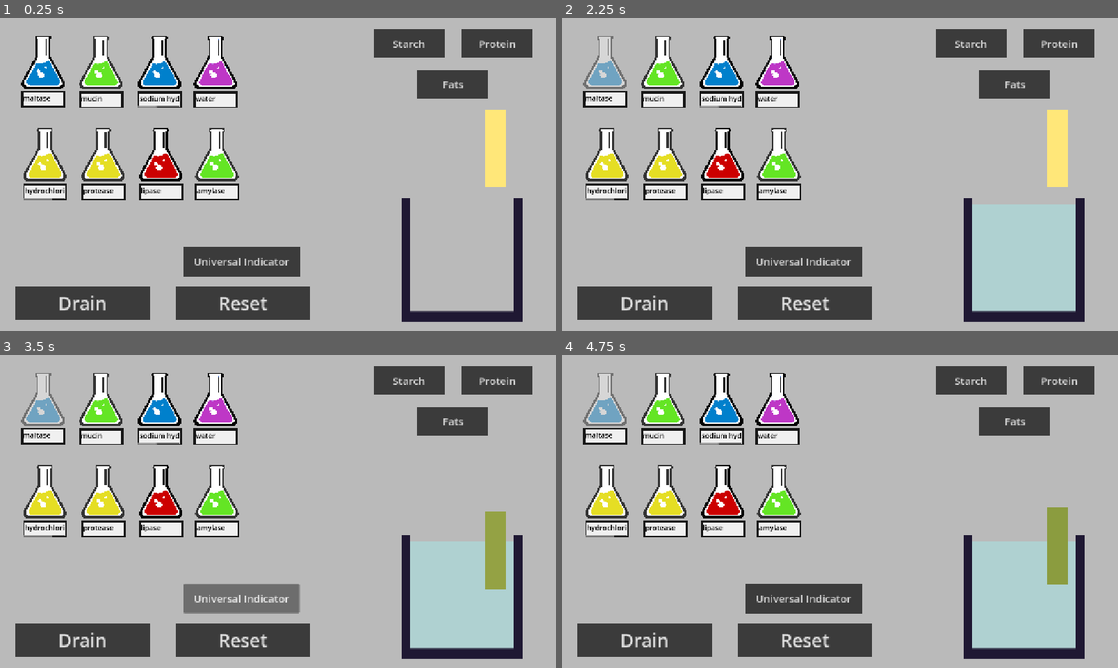
Above: before the commit, frames 1-4 (two rows, left to right).
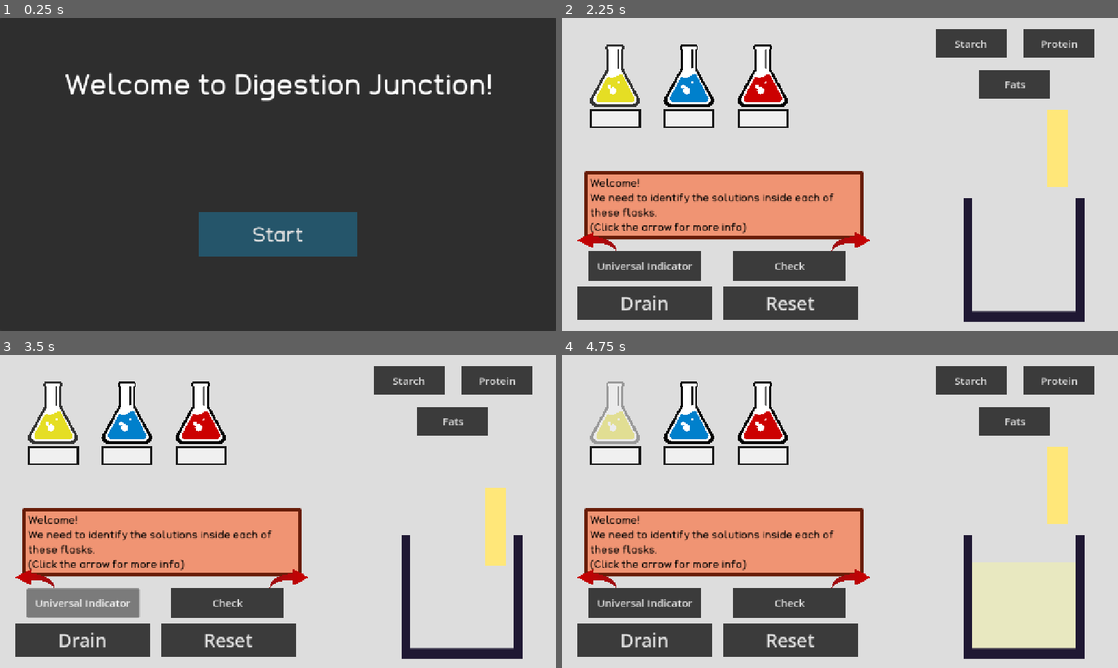
Above: after the commit, the same moments.

Repository: Fae-aof/Digestion-Junction
Game: Godot game, scene res://Levels/opening.tscn
Same seed, same stepped clock (60 frames per second), same inputs: the game is played once before the commit and once after it. Before the commit the project starts from res://Solution Making/solution_maker.tscn.
Inputs (mouse positions are in pixels of both pictures, inside the frame that each line leads up to):
- Up to frame 1 (0.25 s): no input
- Up to frame 2 (2.25 s): click (801, 262) at 0.5 s, where only the run before the commit has a clickable "Universal Indicator"; click (606, 61) at 1.27 s; click (840, 233) at 2 s, where only the run after the commit has a clickable "Start"
- Up to frame 3 (3.5 s): click "Universal Indicator" at 2.75 s
- Up to frame 4 (4.75 s): click (789, 602) at 3.5 s, where only the run after the commit has a clickable "Check"; click (617, 411) at 4.27 s

The runs differ from the first frame. In frame 1, 87% of the frame differs, in the area x 0-100%, y 0-100%; in frame 2, 87%; in frame 3, 89%; in frame 4, 88%.

Commit message:
Added levels with guides and checking
- Made number of flasks and solutions given customisable for each level
- Made resources to store the flasks given for each level
- Added a guide that players can flip through for information
- Added check button that checks if solutions were labelled correctly and disables text input if yes

Diff:
--- /dev/null
+++ b/digestion-junction/Levels/level 1.tscn
@@ -0,0 +1,88 @@
+[gd_scene format=3 uid="uid://c12vrsmq8fspc"]
+
+[ext_resource type="Script" uid="uid://bjisu75wdshmt" path="res://Levels/level.gd" id="1_oalwn"]
+[ext_resource type="PackedScene" uid="uid://dt11t02dlt8ws" path="res://Solution Making/solution_maker.tscn" id="1_p48sa"]
+[ext_resource type="Resource" uid="uid://cohqmvoosqqoj" path="res://Levels/level 1_solution_list.tres" id="2_a63mx"]
+[ext_resource type="Resource" uid="uid://gre5q4j4wyqe" path="res://Levels/level 1_flask_sprite_list.tres" id="3_540j4"]
+[ext_resource type="FontFile" uid="uid://vr40trl6tfco" path="res://Fonts/CookedSans-Regular.otf" id="4_a63mx"]
+[ext_resource type="Texture2D" uid="uid://dadnwwjlpeg53" path="res://Milestone 1 Sprites/arrow.png" id="5_540j4"]
+
+[sub_resource type="StyleBoxFlat" id="StyleBoxFlat_8vrlf"]
+bg_color = Color(0.94, 0.58154666, 0.4512, 1)
+border_width_left = 8
+border_width_top = 8
+border_width_right = 8
+border_width_bottom = 8
+border_color = Color(0.40951607, 0.11339723, 0.037172053, 1)
+corner_radius_top_left = 4
+corner_radius_top_right = 4
+corner_radius_bottom_right = 4
+corner_radius_bottom_left = 4
+
+[node name="Level 1" type="CanvasLayer" unique_id=475761041]
+layer = 2
+script = ExtResource("1_oalwn")
+texts = Array[String](["Welcome!
+We need to identify the solutions inside each of these flasks.
+(Click the arrow for more info)", "These solutions have different enzymes that break down different molecules.
+Click on a solution to add it to the beaker. Then add molecules and wait to see which ones change.", "Label the solutions:
+Amylase breaks down Starch
+Protease breaks down Protein
+Lipase breaks down Fats"])
+
+[node name="Solution Maker" parent="." unique_id=447134398 instance=ExtResource("1_p48sa")]
+solutions_list = ExtResource("2_a63mx")
+sprites_list = ExtResource("3_540j4")
+flask_count = 3
+
+[node name="Guide" type="Panel" parent="." unique_id=1112067197]
+offset_left = 51.0
+offset_top = 352.0
+offset_right = 694.0
+offset_bottom = 509.0
+theme_override_styles/panel = SubResource("StyleBoxFlat_8vrlf")
+
+[node name="MarginContainer" type="MarginContainer" parent="Guide" unique_id=1648582921]
+layout_mode = 1
+anchors_preset = 15
+anchor_right = 1.0
+anchor_bottom = 1.0
+grow_horizontal = 2
+grow_vertical = 2
+theme_override_constants/margin_left = 14
+theme_override_constants/margin_top = 14
+theme_override_constants/margin_right = 14
+theme_override_constants/margin_bottom = 14
+
+[node name="Label" type="Label" parent="Guide/MarginContainer" unique_id=177497662]
+layout_mode = 2
+size_flags_vertical = 1
+theme_override_colors/font_color = Color(0, 0, 0, 1)
+theme_override_fonts/font = ExtResource("4_a63mx")
+theme_override_font_sizes/font_size = 25
+text = "Welcome!
+We need to identify the solutions inside each of these flasks."
+autowrap_mode = 2
+
+[node name="Forward" type="Button" parent="." unique_id=1305440371]
+modulate = Color(0.7956574, 0.7279356, 0.9919309, 1)
+offset_left = 620.0
+offset_top = 491.99997
+offset_right = 2628.0
+offset_bottom = 1509.0
+scale = Vector2(0.045, 0.045)
+icon = ExtResource("5_540j4")
+flat = true
+
+[node name="Back" type="Button" parent="." unique_id=1176020009]
+modulate = Color(0.7956574, 0.7279356, 0.9919309, 1)
+offset_left = 126.0
+offset_top = 491.99997
+offset_right = 2134.0
+offset_bottom = 1509.0
+scale = Vector2(-0.045, 0.045)
+icon = ExtResource("5_540j4")
+flat = true
+
+[connection signal="pressed" from="Forward" to="." method="_on_forward_pressed"]
+[connection signal="pressed" from="Back" to="." method="_on_back_pressed"]
--- /dev/null
+++ b/digestion-junction/Levels/level 1_flask_sprite_list.tres
@@ -0,0 +1,13 @@
+[gd_resource type="Resource" script_class="sprite_list" format=3 uid="uid://gre5q4j4wyqe"]
+
+[ext_resource type="Script" uid="uid://mkeyn1cfuan6" path="res://Solution Making/Solution List Resource/sprite_list_resource.gd" id="1_20rw6"]
+[ext_resource type="Texture2D" uid="uid://drpk17nam0lxs" path="res://Milestone 1 Sprites/red flask.png" id="2_vo8p3"]
+[ext_resource type="Texture2D" uid="uid://c5ce6v6ivt5qm" path="res://Milestone 1 Sprites/blue flask.png" id="3_hkr7p"]
+[ext_resource type="Texture2D" uid="uid://nci73bi47inx" path="res://Milestone 1 Sprites/yellow flask.png" id="4_ercja"]
+
+[resource]
+script = ExtResource("1_20rw6")
+sprites = Array[Texture]([ExtResource("2_vo8p3"), ExtResource("3_hkr7p"), ExtResource("4_ercja")])
+colours = Array[String](["ff666653", "98ffff70", "ffff8253"])
+numbers = Array[int]([0, 1, 2])
+metadata/_custom_type_script = "uid://mkeyn1cfuan6"
--- /dev/null
+++ b/digestion-junction/Levels/level 1_solution_list.tres
@@ -0,0 +1,8 @@
+[gd_resource type="Resource" script_class="solution_list" format=3 uid="uid://cohqmvoosqqoj"]
+
+[ext_resource type="Script" uid="uid://cqg0uuq8dlirv" path="res://Solution Making/Solution List Resource/solution_list_resource.gd" id="1_t0x0k"]
+
+[resource]
+script = ExtResource("1_t0x0k")
+names = Array[String](["amylase", "protease", "lipase"])
+metadata/_custom_type_script = "uid://cqg0uuq8dlirv"
--- /dev/null
+++ b/digestion-junction/Levels/level 2_flask_sprite_list.tres
@@ -0,0 +1,15 @@
+[gd_resource type="Resource" script_class="sprite_list" format=3 uid="uid://ejwsato6eg3h"]
+
+[ext_resource type="Script" uid="uid://mkeyn1cfuan6" path="res://Solution Making/Solution List Resource/sprite_list_resource.gd" id="1_lu1iq"]
+[ext_resource type="Texture2D" uid="uid://drpk17nam0lxs" path="res://Milestone 1 Sprites/red flask.png" id="2_enxrs"]
+[ext_resource type="Texture2D" uid="uid://c5ce6v6ivt5qm" path="res://Milestone 1 Sprites/blue flask.png" id="3_0nqfl"]
+[ext_resource type="Texture2D" uid="uid://nci73bi47inx" path="res://Milestone 1 Sprites/yellow flask.png" id="4_08eru"]
+[ext_resource type="Texture2D" uid="uid://gijwjhqvgcgr" path="res://Milestone 1 Sprites/green flask.png" id="5_srsna"]
+[ext_resource type="Texture2D" uid="uid://cyowm448pm8sg" path="res://Milestone 1 Sprites/purple flask.png" id="6_7a1r0"]
+
+[resource]
+script = ExtResource("1_lu1iq")
+sprites = Array[Texture]([ExtResource("2_enxrs"), ExtResource("3_0nqfl"), ExtResource("4_08eru"), ExtResource("5_srsna"), ExtResource("6_7a1r0")])
+colours = Array[String](["ff666653", "98ffff70", "ffff8253", "8aff8c53", "ff9dff53"])
+numbers = Array[int]([0, 1, 2, 3, 4])
+metadata/_custom_type_script = "uid://mkeyn1cfuan6"
--- /dev/null
+++ b/digestion-junction/Levels/level 2_solution_list.tres
@@ -0,0 +1,8 @@
+[gd_resource type="Resource" script_class="solution_list" format=3 uid="uid://c16m4fts6flp8"]
+
+[ext_resource type="Script" uid="uid://cqg0uuq8dlirv" path="res://Solution Making/Solution List Resource/solution_list_resource.gd" id="1_u6cr6"]
+
+[resource]
+script = ExtResource("1_u6cr6")
+names = Array[String](["amylase", "protease", "lipase", "mucin", "maltase"])
+metadata/_custom_type_script = "uid://cqg0uuq8dlirv"
--- /dev/null
+++ b/digestion-junction/Levels/level 3_flask_sprite_list.tres
@@ -0,0 +1,15 @@
+[gd_resource type="Resource" script_class="sprite_list" format=3 uid="uid://csf1bpmit2aay"]
+
+[ext_resource type="Script" uid="uid://mkeyn1cfuan6" path="res://Solution Making/Solution List Resource/sprite_list_resource.gd" id="1_4ugtg"]
+[ext_resource type="Texture2D" uid="uid://drpk17nam0lxs" path="res://Milestone 1 Sprites/red flask.png" id="2_1u3gr"]
+[ext_resource type="Texture2D" uid="uid://c5ce6v6ivt5qm" path="res://Milestone 1 Sprites/blue flask.png" id="3_jro57"]
+[ext_resource type="Texture2D" uid="uid://nci73bi47inx" path="res://Milestone 1 Sprites/yellow flask.png" id="4_86tju"]
+[ext_resource type="Texture2D" uid="uid://gijwjhqvgcgr" path="res://Milestone 1 Sprites/green flask.png" id="5_d2ctf"]
+[ext_resource type="Texture2D" uid="uid://cyowm448pm8sg" path="res://Milestone 1 Sprites/purple flask.png" id="6_4hwrk"]
+
+[resource]
+script = ExtResource("1_4ugtg")
+sprites = Array[Texture]([ExtResource("2_1u3gr"), ExtResource("3_jro57"), ExtResource("4_86tju"), ExtResource("5_d2ctf"), ExtResource("6_4hwrk"), ExtResource("4_86tju"), ExtResource("5_d2ctf")])
+colours = Array[String](["ff666653", "98ffff70", "ffff8253", "8aff8c53", "ff9dff53", "ffff8253", "8aff8c53"])
+numbers = Array[int]([0, 1, 2, 3, 4, 5, 6])
+metadata/_custom_type_script = "uid://mkeyn1cfuan6"
--- /dev/null
+++ b/digestion-junction/Levels/level 3_solution_list.tres
@@ -0,0 +1,8 @@
+[gd_resource type="Resource" script_class="solution_list" format=3 uid="uid://d4kvwpc5m7062"]
+
+[ext_resource type="Script" uid="uid://cqg0uuq8dlirv" path="res://Solution Making/Solution List Resource/solution_list_resource.gd" id="1_yvqv1"]
+
+[resource]
+script = ExtResource("1_yvqv1")
+names = Array[String](["amylase", "protease", "lipase", "hydrochloric acid", "sodium hydrogen carbonate", "mucin", "maltase"])
+metadata/_custom_type_script = "uid://cqg0uuq8dlirv"
--- /dev/null
+++ b/digestion-junction/Levels/level.gd
@@ -0,0 +1,20 @@
+extends CanvasLayer
+
+@onready var label: Label = $Guide/MarginContainer/Label
+
+@export_multiline var texts : Array[String]
+
+var line = 0
+
+func _ready() -> void:
+	label.text = texts[line]
+
+func _on_forward_pressed() -> void:
+	line += 1
+	line = clamp(line, 0, texts.size() - 1)
+	label.text = texts[line]
+
+func _on_back_pressed() -> void:
+	line -= 1
+	line = clamp(line, 0, texts.size())
+	label.text = texts[line]
--- /dev/null
+++ b/digestion-junction/Levels/opening.gd
@@ -0,0 +1,15 @@
+extends CanvasLayer
+
+
+# Called when the node enters the scene tree for the first time.
+func _ready() -> void:
+	pass # Replace with function body.
+
+
+# Called every frame. 'delta' is the elapsed time since the previous frame.
+func _process(delta: float) -> void:
+	pass
+
+
+func _on_button_pressed() -> void:
+	get_tree().change_scene_to_file("res://Levels/level 1.tscn")
--- /dev/null
+++ b/digestion-junction/Levels/opening.tscn
@@ -0,0 +1,50 @@
+[gd_scene format=3 uid="uid://pq51ax110xmx"]
+
+[ext_resource type="Script" uid="uid://cukffem8khd5d" path="res://Levels/opening.gd" id="1_ax0uj"]
+[ext_resource type="FontFile" uid="uid://vr40trl6tfco" path="res://Fonts/CookedSans-Regular.otf" id="1_d3l0r"]
+
+[sub_resource type="StyleBoxFlat" id="StyleBoxFlat_1vivr"]
+bg_color = Color(0.14419526, 0.33424097, 0.41558394, 1)
+
+[node name="Opening" type="CanvasLayer" unique_id=333958358]
+script = ExtResource("1_ax0uj")
+
+[node name="Panel" type="Panel" parent="." unique_id=1629148628]
+anchors_preset = 15
+anchor_right = 1.0
+anchor_bottom = 1.0
+grow_horizontal = 2
+grow_vertical = 2
+
+[node name="Label" type="Label" parent="." unique_id=1083610118]
+anchors_preset = 10
+anchor_right = 1.0
+offset_left = 2.0
+offset_top = 70.0
+offset_right = 2.0
+offset_bottom = 235.0
+grow_horizontal = 2
+theme_override_fonts/font = ExtResource("1_d3l0r")
+theme_override_font_sizes/font_size = 67
+text = "Welcome to Digestion Junction!"
+horizontal_alignment = 1
+vertical_alignment = 1
+
+[node name="Button" type="Button" parent="." unique_id=1196970384]
+anchors_preset = 7
+anchor_left = 0.5
+anchor_top = 1.0
+anchor_right = 0.5
+anchor_bottom = 1.0
+offset_left = -181.0
+offset_top = -272.0
+offset_right = 181.0
+offset_bottom = -172.0
+grow_horizontal = 2
+grow_vertical = 0
+theme_override_fonts/font = ExtResource("1_d3l0r")
+theme_override_font_sizes/font_size = 47
+theme_override_styles/normal = SubResource("StyleBoxFlat_1vivr")
+text = "Start"
+
+[connection signal="pressed" from="Button" to="." method="_on_button_pressed"]
--- a/digestion-junction/Solution Making/flask.gd
+++ b/digestion-junction/Solution Making/flask.gd
@@ -1,9 +1,14 @@
 extends Control
 
 @onready var button: Button = $Button
+@onready var flask_label: TextEdit = $Flask_Label
+
+@onready var correct_stylebox = preload("res://Styleboxes/Text Input Correct.tres")
 
 @export var solution : String
 @export var colour : String
+
+var correct = false
 
 signal add_solution(solution_name : String)
 
@@ -13,3 +18,9 @@
 
 func reset():
 	button.disabled = false
+
+func check():
+	if flask_label.text == solution:
+		correct = true
+		flask_label.add_theme_stylebox_override("normal", correct_stylebox)
+		flask_label.editable = false
--- a/digestion-junction/Solution Making/flask.tscn
+++ b/digestion-junction/Solution Making/flask.tscn
@@ -2,17 +2,10 @@
 
 [ext_resource type="Texture2D" uid="uid://cyowm448pm8sg" path="res://Milestone 1 Sprites/purple flask.png" id="1_6lpsm"]
 [ext_resource type="Script" uid="uid://diuhexep1v0y0" path="res://Solution Making/flask.gd" id="1_xwkdq"]
+[ext_resource type="StyleBox" uid="uid://cab7kik7st1l2" path="res://Styleboxes/Text Input White.tres" id="3_afk7r"]
 
 [sub_resource type="StyleBoxFlat" id="StyleBoxFlat_xwkdq"]
 bg_color = Color(0.23248088, 0.23248094, 0.2324808, 1)
-
-[sub_resource type="StyleBoxFlat" id="StyleBoxFlat_afk7r"]
-bg_color = Color(0.9401983, 0.9401984, 0.9401983, 1)
-border_width_left = 6
-border_width_top = 6
-border_width_right = 6
-border_width_bottom = 6
-border_color = Color(0.09009846, 0.09009851, 0.09009839, 1)
 
 [node name="Flask" type="Control" unique_id=1076343659]
 layout_mode = 3
@@ -43,6 +36,6 @@
 theme_override_colors/search_result_color = Color(0, 0, 0, 1)
 theme_override_colors/font_color = Color(0, 0, 0, 1)
 theme_override_font_sizes/font_size = 24
-theme_override_styles/normal = SubResource("StyleBoxFlat_afk7r")
+theme_override_styles/normal = ExtResource("3_afk7r")
 
 [connection signal="pressed" from="Button" to="." method="_on_button_pressed"]
--- a/digestion-junction/Solution Making/solution_maker.gd
+++ b/digestion-junction/Solution Making/solution_maker.gd
@@ -3,17 +3,22 @@
 @onready var solution = preload("res://Solution Making/solution.tscn")
 @onready var spawner: Node2D = $Spawner
 @onready var solution_marker: Marker2D = $"Solution Marker"
-@onready var flask_parent: Node2D = $Flasks
+@onready var flask_parent: GridContainer = $Flasks
 @onready var universal_indicator: Area2D = $"Universal Indicator"
+@onready var next_level: Button = $"Next Level"
 
 @onready var amylase_toggle: Button = $"Amylase Toggle"
 @onready var protease_toggle: Button = $"Protease Toggle"
 @onready var lipase_toggle: Button = $"Lipase Toggle"
 
-@onready var enzyme_toggles = [amylase_toggle, protease_toggle, lipase_toggle]
+@onready var flask_scene = preload("res://Solution Making/flask.tscn")
 
+@export var level_scene : String
 @export var solutions_list: solution_list
 @export var sprites_list: sprite_list
+@export var flask_count : int
+
+@export var cheats = false
 
 var flasks
 var components =  []
@@ -23,6 +28,9 @@
 
 # Called when the node enters the scene tree for the first time.
 func _ready() -> void:
+	for i in flask_count:
+		var new_flask = flask_scene.instantiate()
+		flask_parent.add_child(new_flask)
 	solutions_list.names.shuffle()
 	sprites_list.numbers.shuffle()
 	flasks = flask_parent.get_children()
@@ -35,7 +43,8 @@
 		flask_sprite.icon = sprites_list.sprites[random_count]
 		i.colour = sprites_list.colours[random_count]
 		var flask_label = i.get_node("Flask_Label")
-		flask_label.text = solutions_list.names[count]
+		if cheats:
+			flask_label.text = solutions_list.names[count]
 		count += 1
 
 
@@ -85,3 +94,16 @@
 		universal_indicator.move_down(pH)
 	else:
 		universal_indicator.move()
+
+
+func _on_check_pressed() -> void:
+	var all_check = []
+	for i in flasks:
+		i.check()
+		all_check.append(i.correct)
+	if !all_check.has(false):
+		next_level.show()
+
+
+func _on_next_level_pressed() -> void:
+	get_tree().change_scene_to_file(level_scene)
--- a/digestion-junction/Solution Making/solution_maker.tscn
+++ b/digestion-junction/Solution Making/solution_maker.tscn
@@ -1,16 +1,13 @@
 [gd_scene format=3 uid="uid://dt11t02dlt8ws"]
 
 [ext_resource type="Script" uid="uid://bkhst1y0o17i8" path="res://Solution Making/solution_maker.gd" id="1_l5vax"]
-[ext_resource type="Resource" uid="uid://cohqmvoosqqoj" path="res://Solution Making/Solution List Resource/solution_list.tres" id="2_8wuea"]
-[ext_resource type="Resource" uid="uid://ccguvsuuw4vx" path="res://Solution Making/Solution List Resource/flask_sprite_list.tres" id="3_hxh3l"]
 [ext_resource type="PackedScene" uid="uid://bkcfulmrtllt3" path="res://Solution Making/container.tscn" id="4_g6usb"]
-[ext_resource type="PackedScene" uid="uid://dimxi3m5j4egk" path="res://Solution Making/flask.tscn" id="5_g6usb"]
 [ext_resource type="PackedScene" uid="uid://co71wxdgxlkv" path="res://Spawner/spawner.tscn" id="6_jpax7"]
 [ext_resource type="Script" uid="uid://ce82we7ramni1" path="res://Solution Making/universal_indicator.gd" id="7_8wuea"]
 [ext_resource type="Gradient" uid="uid://dyd8mll2054le" path="res://Solution Making/pH Gradient.tres" id="8_hxh3l"]
 
 [sub_resource type="StyleBoxFlat" id="StyleBoxFlat_1vivr"]
-bg_color = Color(0.7313315, 0.7313315, 0.7313314, 1)
+bg_color = Color(0.8672607, 0.8672607, 0.86726046, 1)
 
 [sub_resource type="StyleBoxFlat" id="StyleBoxFlat_d2d64"]
 bg_color = Color(0.23248088, 0.23248094, 0.2324808, 1)
@@ -20,8 +17,6 @@
 
 [node name="Solution Maker" type="CanvasLayer" unique_id=447134398 groups=["indicator"]]
 script = ExtResource("1_l5vax")
-solutions_list = ExtResource("2_8wuea")
-sprites_list = ExtResource("3_hxh3l")
 
 [node name="Panel" type="Panel" parent="." unique_id=936418971]
 anchors_preset = 15
@@ -47,13 +42,28 @@
 text = "Drain"
 
 [node name="Reset" type="Button" parent="." unique_id=268417150]
-offset_left = 404.0
+offset_left = 370.0
 offset_top = 618.0
-offset_right = 714.0
+offset_right = 680.0
 offset_bottom = 695.0
 theme_override_font_sizes/font_size = 42
 theme_override_styles/normal = SubResource("StyleBoxFlat_d2d64")
 text = "Reset"
+
+[node name="Universal Indicator" type="Area2D" parent="." unique_id=2016146752]
+position = Vector2(1117, 211)
+script = ExtResource("7_8wuea")
+pH_gradient = ExtResource("8_hxh3l")
+
+[node name="ColorRect" type="ColorRect" parent="Universal Indicator" unique_id=1051076158]
+offset_right = 47.0
+offset_bottom = 178.0
+color = Color(1, 0.90418726, 0.47422165, 1)
+
+[node name="CollisionShape2D" type="CollisionShape2D" parent="Universal Indicator" unique_id=140059291]
+visible = false
+position = Vector2(24, 89)
+shape = SubResource("RectangleShape2D_1vivr")
 
 [node name="Spawner" parent="." unique_id=261790585 instance=ExtResource("6_jpax7")]
 position = Vector2(1056, 309)
@@ -101,89 +111,52 @@
 anchors_preset = 1
 anchor_left = 1.0
 anchor_right = 1.0
-offset_left = -858.0
-offset_top = 527.0
-offset_right = -590.0
-offset_bottom = 594.0
+offset_left = -1218.0
+offset_top = 537.0
+offset_right = -959.0
+offset_bottom = 604.0
 grow_horizontal = 0
 theme_override_font_sizes/font_size = 24
 theme_override_styles/normal = SubResource("StyleBoxFlat_d2d64")
 text = "Universal Indicator
 "
 
-[node name="Flasks" type="Node2D" parent="." unique_id=840044277]
+[node name="Check" type="Button" parent="." unique_id=1910668217]
+anchors_preset = 1
+anchor_left = 1.0
+anchor_right = 1.0
+offset_left = -885.0
+offset_top = 537.0
+offset_right = -626.0
+offset_bottom = 604.0
+grow_horizontal = 0
+theme_override_font_sizes/font_size = 24
+theme_override_styles/normal = SubResource("StyleBoxFlat_d2d64")
+text = "Check"
 
-[node name="Flask" parent="Flasks" unique_id=1076343659 instance=ExtResource("5_g6usb")]
-offset_left = 49.0
-offset_top = 40.0
-offset_right = 49.0
-offset_bottom = 40.0
-solution = "amylase"
-metadata/_edit_use_anchors_ = true
+[node name="Next Level" type="Button" parent="." unique_id=739469835]
+visible = false
+anchors_preset = 1
+anchor_left = 1.0
+anchor_right = 1.0
+offset_left = -566.0
+offset_top = 557.0
+offset_right = -380.0
+offset_bottom = 660.0
+grow_horizontal = 0
+theme_override_font_sizes/font_size = 24
+theme_override_styles/normal = SubResource("StyleBoxFlat_d2d64")
+text = "Complete
+Level"
 
-[node name="Flask2" parent="Flasks" unique_id=1929360734 instance=ExtResource("5_g6usb")]
-offset_left = 182.0
-offset_top = 41.0
-offset_right = 182.0
-offset_bottom = 41.0
-metadata/_edit_use_anchors_ = true
-
-[node name="Flask3" parent="Flasks" unique_id=1533397250 instance=ExtResource("5_g6usb")]
-offset_left = 317.0
-offset_top = 41.0
-offset_right = 317.0
-offset_bottom = 41.0
-metadata/_edit_use_anchors_ = true
-
-[node name="Flask4" parent="Flasks" unique_id=699481816 instance=ExtResource("5_g6usb")]
-offset_left = 446.0
-offset_top = 41.0
-offset_right = 446.0
-offset_bottom = 41.0
-metadata/_edit_use_anchors_ = true
-
-[node name="Flask5" parent="Flasks" unique_id=1665956862 instance=ExtResource("5_g6usb")]
-offset_left = 53.0
-offset_top = 253.0
-offset_right = 53.0
-offset_bottom = 253.0
-metadata/_edit_use_anchors_ = true
-
-[node name="Flask6" parent="Flasks" unique_id=1954764835 instance=ExtResource("5_g6usb")]
-offset_left = 187.0
-offset_top = 253.0
-offset_right = 187.0
-offset_bottom = 253.0
-metadata/_edit_use_anchors_ = true
-
-[node name="Flask7" parent="Flasks" unique_id=1563263751 instance=ExtResource("5_g6usb")]
-offset_left = 320.0
-offset_top = 253.0
-offset_right = 320.0
-offset_bottom = 253.0
-metadata/_edit_use_anchors_ = true
-
-[node name="Flask8" parent="Flasks" unique_id=470724167 instance=ExtResource("5_g6usb")]
-offset_left = 449.0
-offset_top = 253.0
-offset_right = 449.0
-offset_bottom = 253.0
-metadata/_edit_use_anchors_ = true
-
-[node name="Universal Indicator" type="Area2D" parent="." unique_id=2016146752]
-position = Vector2(1117, 211)
-script = ExtResource("7_8wuea")
-pH_gradient = ExtResource("8_hxh3l")
-
-[node name="ColorRect" type="ColorRect" parent="Universal Indicator" unique_id=1051076158]
-offset_right = 47.0
-offset_bottom = 178.0
-color = Color(1, 0.90418726, 0.47422165, 1)
-
-[node name="CollisionShape2D" type="CollisionShape2D" parent="Universal Indicator" unique_id=140059291]
-visible = false
-position = Vector2(24, 89)
-shape = SubResource("RectangleShape2D_1vivr")
+[node name="Flasks" type="GridContainer" parent="." unique_id=396196593]
+offset_left = 64.0
+offset_top = 62.0
+offset_right = 700.0
+offset_bottom = 466.0
+theme_override_constants/h_separation = 170
+theme_override_constants/v_separation = 230
+columns = 4
 
 [connection signal="pressed" from="Drain" to="." method="_on_drain_pressed"]
 [connection signal="pressed" from="Reset" to="." method="_on_reset_pressed"]
@@ -191,3 +164,5 @@
 [connection signal="pressed" from="Protein button" to="Spawner" method="_on_protein_button_pressed"]
 [connection signal="pressed" from="Fats button" to="Spawner" method="_on_fats_button_pressed"]
 [connection signal="pressed" from="pH button" to="." method="_on_p_h_button_pressed"]
+[connection signal="pressed" from="Check" to="." method="_on_check_pressed"]
+[connection signal="pressed" from="Next Level" to="." method="_on_next_level_pressed"]
--- /dev/null
+++ b/digestion-junction/Styleboxes/Text Input Correct.tres
@@ -0,0 +1,9 @@
+[gd_resource type="StyleBoxFlat" format=3 uid="uid://bykp163ks7fcs"]
+
+[resource]
+bg_color = Color(0.55799997, 0.9, 0.61499995, 1)
+border_width_left = 6
+border_width_top = 6
+border_width_right = 6
+border_width_bottom = 6
+border_color = Color(0.09009846, 0.09009851, 0.09009839, 1)
--- /dev/null
+++ b/digestion-junction/Styleboxes/Text Input White.tres
@@ -0,0 +1,9 @@
+[gd_resource type="StyleBoxFlat" format=3 uid="uid://cab7kik7st1l2"]
+
+[resource]
+bg_color = Color(0.9401983, 0.9401984, 0.9401983, 1)
+border_width_left = 6
+border_width_top = 6
+border_width_right = 6
+border_width_bottom = 6
+border_color = Color(0.09009846, 0.09009851, 0.09009839, 1)
--- a/digestion-junction/project.godot
+++ b/digestion-junction/project.godot
@@ -11,7 +11,7 @@
 [application]
 
 config/name="Digestion Junction"
-run/main_scene="uid://dt11t02dlt8ws"
+run/main_scene="uid://pq51ax110xmx"
 config/features=PackedStringArray("4.7", "GL Compatibility")
 config/icon="res://icon.svg"
 
Binary file added: digestion-junction/Fonts/CookedSans-Regular.otf
Not shown, added: digestion-junction/Fonts/CookedSans-Regular.otf.import
Not shown, added: digestion-junction/Levels/level.gd.uid
Not shown, added: digestion-junction/Levels/opening.gd.uid
Not shown: 1 places in digestion-junction/Solution Making/Solution List Resource/solution_list.tres that only renumber resources
Not shown, added: digestion-junction/Fonts/CookedSans_Free.zip
